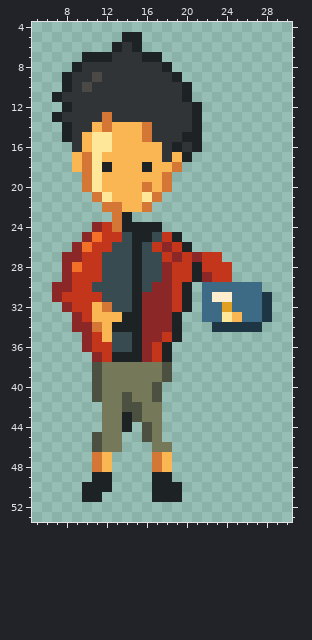
A pixel-art file gets an edit: arte/pruebas/pxl-estilo-v02/out/sprites/nora_0.aseprite. The picture above was drawn from the file before the commit.
36x56 pixels, 1 frame. Shown: x 5..30, y 4..53.
The result:
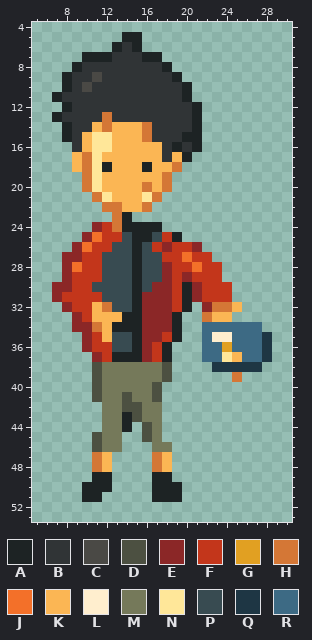
Palette (. is transparent): A #1d2324  B #303436  C #4a4945  D #4c5041  E #8b2727  F #c3361b  G #e1a022  H #d47736  J #f37029  K #fbb654  L #ffeece  M #75795a  N #ffe799  P #384b51  Q #1e3644  R #3d6a84
The author wrote: Rehace el brazo de pago con ocho poses y codo móvil
The edit:
Layers "agarre", "tarjeta", "brazo_pago":
y 26: x 20..21 A. -> FE
y 27: x 19..21 EFE -> FJF; x 23 F -> .
y 28: x 21 A -> J; x 24 F -> .
y 29: x 20..22 FAE -> EFF; x 24 F -> .
y 30: x 21..27 .RRRRRR -> EFFF...
y 31: x 21..28 .RLLRRRQ -> EFFF....
y 32: x 22..28 RRGRRRQ -> EHHK...
y 33: x 22..28 RRNKRRQ -> HKK....
y 34: x 22..27 .QQQQQ -> RRRRRR
y 35: x 22..28 ....... -> RLLRRRQ
y 36: x 22..28 ....... -> RRGRRRQ
y 37: x 22..28 ....... -> RRNKRRQ
y 38: x 23..27 ..... -> QQQQQ
y 39: x 25 . -> H
Changed places in both pictures, as pixel boxes (x1, y1, x2, y2):
changed: (172, 242, 272, 382)
